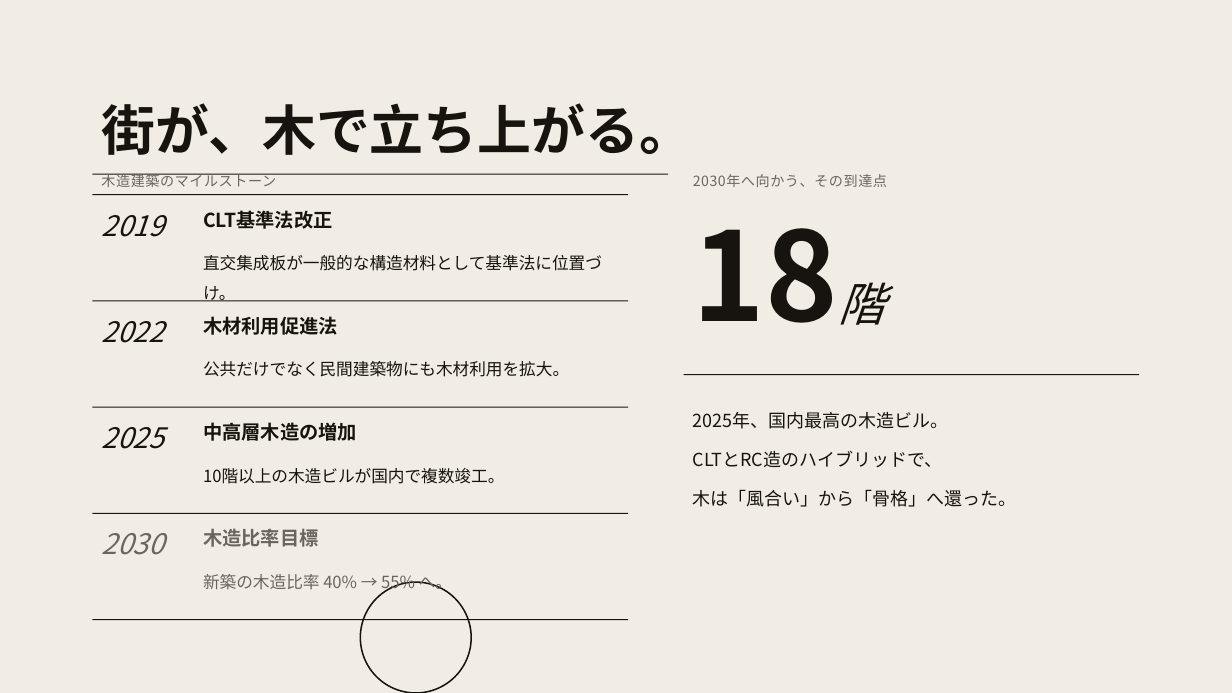
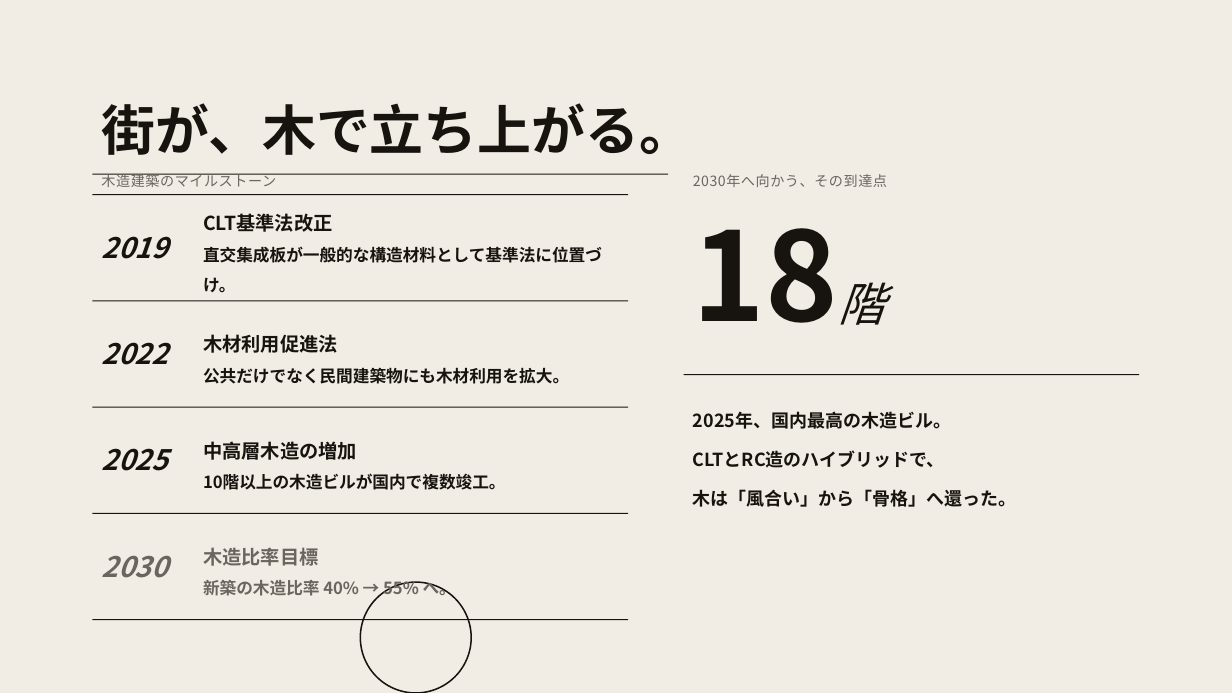
Before and after one commit to horihorihorihorichiz/-, a slide deck: slide 4 of slides/exports/architecture2026_text.pptx. Drawn at 1232x693 pixels with LibreOffice and Linux fonts; fonts in the diff are those of the drawing. Boxes give left, top, right and bottom in pixels: in the first picture for what was removed or moved away, otherwise in the second. Text is boxed around its words. In the diff, an @@ line names an element or a change of style, - is before the commit and + after.

```diff
--- a/slides/exports/architecture2026_text.pptx
+++ b/slides/exports/architecture2026_text.pptx
@@ text "2019": place and size @@
-text "2019" at [101, 215, 164, 237]
+text "2019" at [101, 236, 168, 259]
@@ text "CLT基準法改正": place and size @@
-text "CLT基準法改正" at [203, 255, 602, 302]
+text "CLT基準法改正" at [203, 213, 602, 293]
@@ text at [203, 213, 332, 232]: paragraph added @@
+CLT基準法改正
@@ text removed at [203, 210, 332, 229] @@
-CLT基準法改正
@@ text at [203, 246, 602, 293]: bold on in "直交集成板が一般的な構造材料として基準法に位置づけ。" @@
@@ text "2022": place and size @@
-text "2022" at [101, 321, 164, 343]
+text "2022" at [101, 342, 168, 365]
@@ text "木材利用促進法": place and size @@
-text "木材利用促進法" at [203, 361, 569, 377]
+text "木材利用促進法" at [203, 334, 569, 384]
@@ text removed at [203, 316, 338, 335] @@
-木材利用促進法
@@ text at [203, 334, 338, 353]: paragraph added @@
+木材利用促進法
@@ text at [203, 367, 569, 384]: bold on in "公共だけでなく民間建築物にも木材利用を拡大。" @@
@@ text "2025年、国内最高の木造ビル。" at [693, 411, 1017, 507]: bold on @@
@@ bold on; vertical alignment top to middle in 4 elements at [101, 556, 168, 578], [101, 236, 168, 259], [101, 342, 168, 365], [101, 448, 168, 471] @@
@@ text "2025": place and size @@
-text "2025" at [101, 427, 164, 449]
+text "2025" at [101, 448, 168, 471]
@@ text "中高層木造の増加": place and size @@
-text "中高層木造の増加" at [203, 422, 357, 441]
+text "中高層木造の増加" at [203, 441, 506, 490]
@@ text at [203, 441, 357, 460]: line spacing 1 to 1.5 @@
@@ text at [203, 473, 506, 490]: paragraph added @@
+10階以上の木造ビルが国内で複数竣工。
@@ text removed at [203, 468, 504, 484] @@
-10階以上の木造ビルが国内で複数竣工。
@@ text "2030": place and size @@
-text "2030" at [101, 533, 164, 555]
+text "2030" at [101, 556, 168, 578]
@@ vertical alignment top to middle in 4 elements at [203, 213, 602, 293], [203, 334, 569, 384], [203, 441, 506, 490], [203, 547, 456, 600] @@
@@ text "木造比率目標": place and size @@
-text "木造比率目標" at [203, 574, 452, 593]
+text "木造比率目標" at [203, 547, 456, 600]
@@ text removed at [203, 528, 318, 547] @@
-木造比率目標
@@ text at [203, 547, 318, 566]: paragraph added @@
+木造比率目標
@@ text at [203, 580, 456, 600]: bold on in "新築の木造比率 40% → 55% へ。" @@
```
Also in this commit, not shown: 4 other slides changed, 1 other file.
